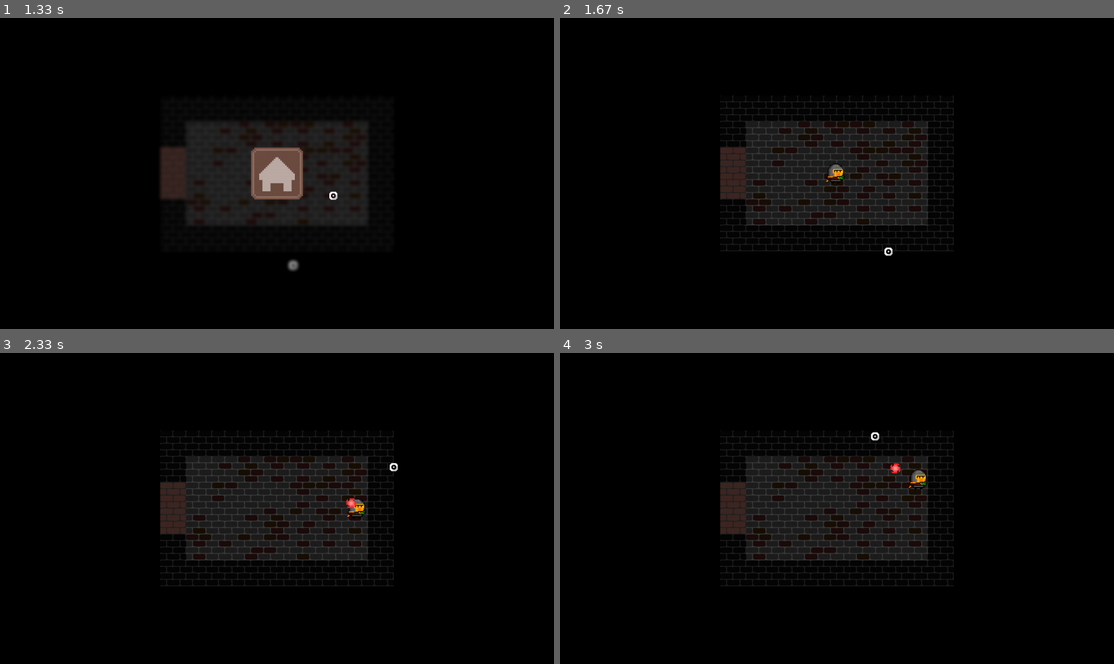
Above: before the commit, frames 1-4 (two rows, left to right).
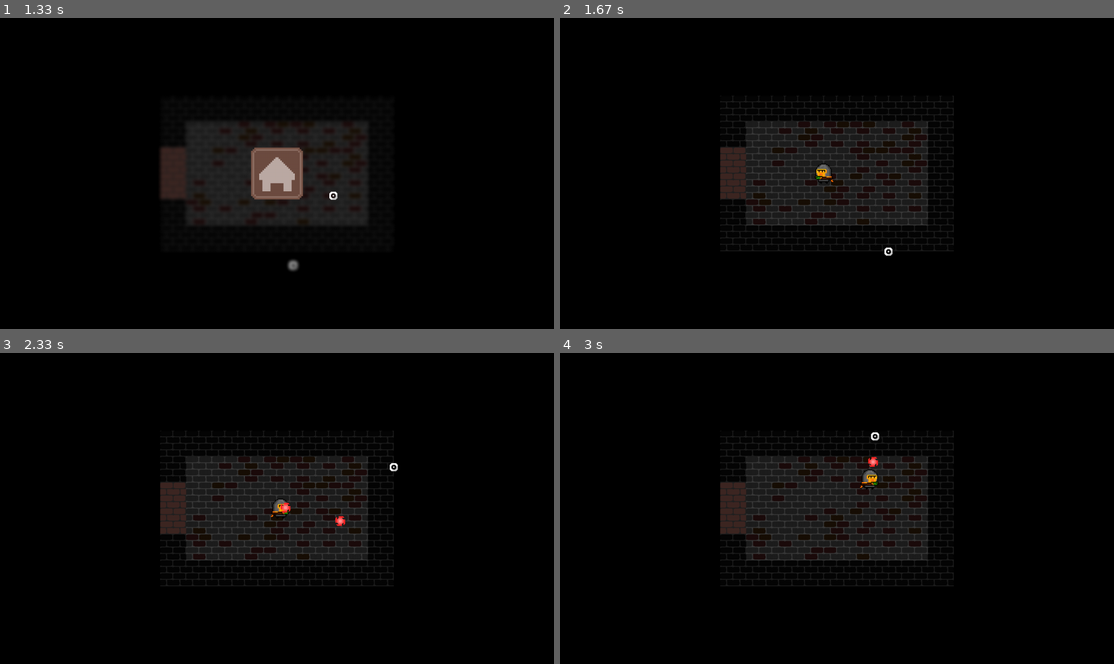
Above: after the commit, the same moments.

Repository: VladislavTuzov/PyGame
Game: pygame game, started from main.py
The game is run twice, just before and just after one commit, with the same random seed, the same clock (stepped at 60 frames per second) and the same inputs.
Inputs (mouse positions are in pixels of both pictures, inside the frame that each line leads up to):
- Up to frame 1 (1.33 s): press the mouse at (277, 133) at 0.37 s; move the mouse to (282, 198) at 0.47 s; release the mouse at (293, 263) at 0.6 s; hold Esc 0.67-1.13 s; hold Right 0.67-1.13 s; move the mouse to (332, 195) at 0.7 s; tap A at 1.17 s
- Up to frame 2 (1.67 s): click (886, 251) at 1.55 s
- Up to frame 3 (2.33 s): click (437, 533) at 1.88 s; hold Right from 2.17 s (still down); click (393, 468) at 2.25 s
- Up to frame 4 (3 s): release Right at 2.63 s; hold Up 2.67-2.97 s; click (875, 436) at 2.75 s

Frame 1 is identical in both runs. In frame 2, 0.2% of the frame differs, in the area x 46-52%, y 46-54%; in frame 3, 0.4%; in frame 4, 0.4%, in the area x 54-67%, y 33-44%.

Commit message:
fix bug with hero movement caused by escape menu

Diff:
--- a/gameplay.py
+++ b/gameplay.py
@@ -45,7 +45,7 @@
         for event in pygame.event.get():
             if (event.type == pygame.QUIT
                     or event.type == pygame.KEYDOWN and event.key == pygame.K_ESCAPE):
-                running = escape_menu(screen, cursor)
+                running = escape_menu(screen, hero, cursor)
 
             elif event.type == pygame.KEYDOWN:
                 if event.key in helpers.MOVEMENT_KEYS:
@@ -120,7 +120,7 @@
     return x_shift, y_shift
 
 
-def escape_menu(screen, cursor):
+def escape_menu(screen, hero, cursor):
     blurred_screen = blur_screen(screen)
     home_button = MenuButton("home", *SCREEN_CENTER)
 
@@ -134,6 +134,13 @@
             elif event.type == pygame.KEYDOWN:
                 if event.key == pygame.K_ESCAPE:
                     return True
+                elif event.key in helpers.MOVEMENT_KEYS:
+                    x_shift, y_shift = handle_movement(event)
+                    hero.change_direction(x_shift, y_shift)
+            elif event.type == pygame.KEYUP:
+                if event.key in helpers.MOVEMENT_KEYS:
+                    x_shift, y_shift = handle_movement(event)
+                    hero.change_direction(-x_shift, -y_shift)
 
         screen.blit(blurred_screen, (0, 0))
         screen.blit(home_button.image, home_button.rect)
